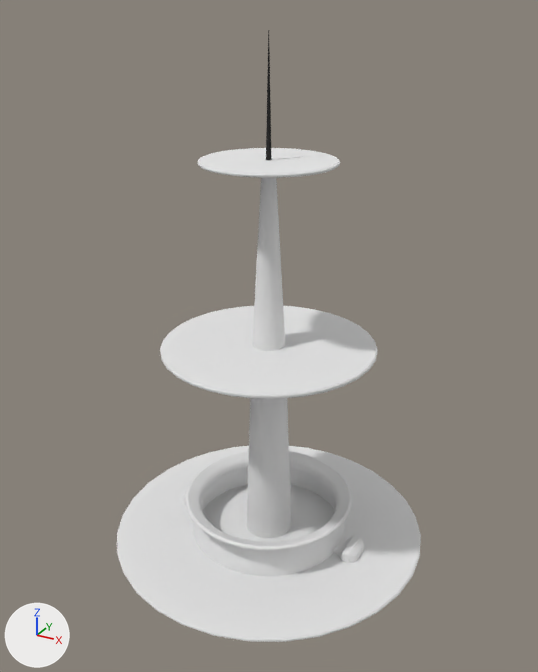
What one commit did to the Blender file HappyNewYear/Assets/NewYearWorld/Models/props/props.blend.
The view is the same before and after, from a 50 mm lens placed at (1.21, -2.19, 1.96), pointed at (-0.01, 0.02, 0.85). Every picture has the same lights, and +X, +Y and +Z are marked at lower left. The same objects are shown in both versions, whatever each file hides.

Names of what the first picture shows: 'Bottle.001', 'Circle.001'.
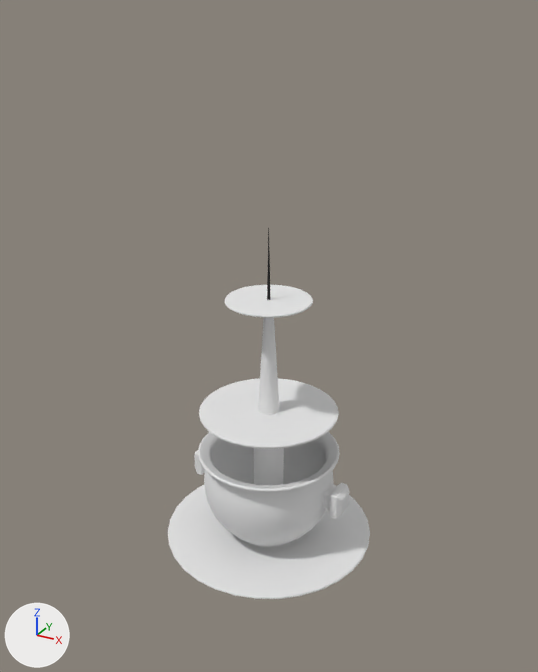
Where the newer file only moved an object's origin or applied its transform, the numbers keep the older frame.

Pixel boxes [x1, y1, x2, y2] of what changed, in the pictures (538 x 672 px):
```json
{"object": "Circle.001", "change": "mesh rescaled", "before": [117, 30, 421, 642], "after": [168, 228, 370, 599], "on screen": "33% narrower, 39% shorter"}
{"object": "Bottle.001", "change": "rescaled", "before": [182, 451, 364, 576], "after": [194, 432, 349, 547]}
```

The change, as JSON lines over the scene's bpy script:
```json
{"block": "me_circle_001", "where": "me_circle_001.from_pydata(...)  # 800 vertices, 834 faces; spans x -0.62..0.62, y -0.62..0.62, z 0.0..1.9"}
{"block": "me_circle_001", "where": "# used by ob_circle_001; location = (0.0, 0.0, 0.0)"}
{"block": "me_circle_001", "change": "me_circle_001 part 1: the whole mesh is scaled about the mesh origin by 0.671"}
{"block": "me_sphere_008", "where": "me_sphere_008.from_pydata(...)  # 1166 vertices, 1156 faces; spans x -1.3..1.3, y -1.07..1.07, z -0.94..0.55"}
{"block": "me_sphere_008", "where": "# used by ob_bottle_001; location = (0.0, 0.0, 0.0); scale = (0.312, 0.312, 0.312)"}
{"block": "me_sphere_008", "change": "me_sphere_008 part 2: the whole mesh is scaled about its middle by 0.258, then moved by (0.0, 0.0, 0.39)"}
{"op": "set", "path": "ob_bottle_001.scale", "old": "(0.312, 0.312, 0.312)", "new": "(1.0, 1.0, 1.0)"}
```
